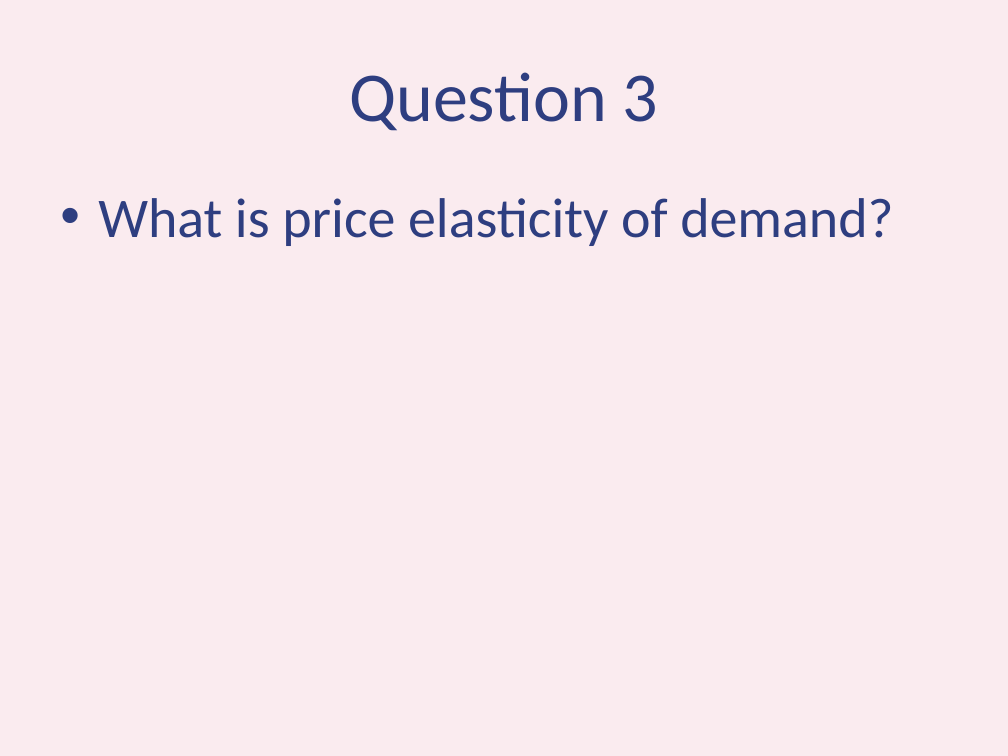
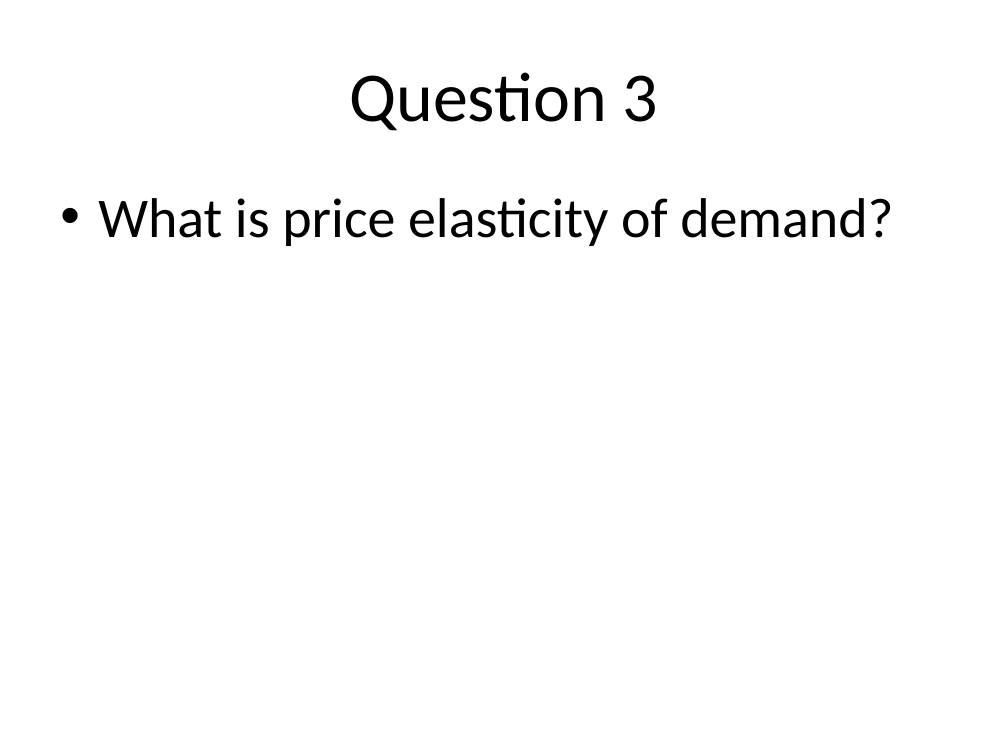
Before and after one commit to zhixiangteoh/tP, a slide deck: slide 6 of pptx/Micro-Economics.pptx. Drawn at 1008x756 pixels with LibreOffice and Linux fonts; fonts in the diff are those of the drawing. Boxes give left, top, right and bottom in pixels: in the first picture for what was removed or moved away, otherwise in the second. Text is boxed around its words. In the diff, an @@ line names an element or a change of style, - is before the commit and + after.

Commit message:
Update pptx Color Options

```diff
--- a/pptx/Micro-Economics.pptx
+++ b/pptx/Micro-Economics.pptx
@@ background #FAEBEF to #FFFFFF @@
@@ title "Question 3" at box(349, 72, 658, 131): text colour #2E3E80 to #000000 @@
@@ text "What is price elasticity of ..." at box(98, 198, 893, 246): text colour #2E3E80 to #000000 @@
```
Also in this commit, not shown: 10 other slides changed, 8 other files.
